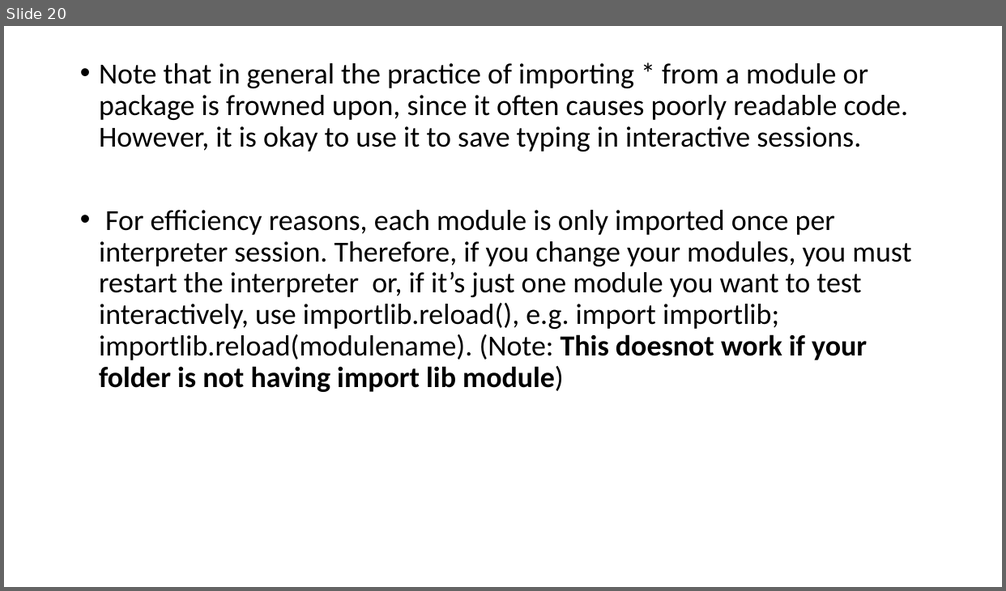
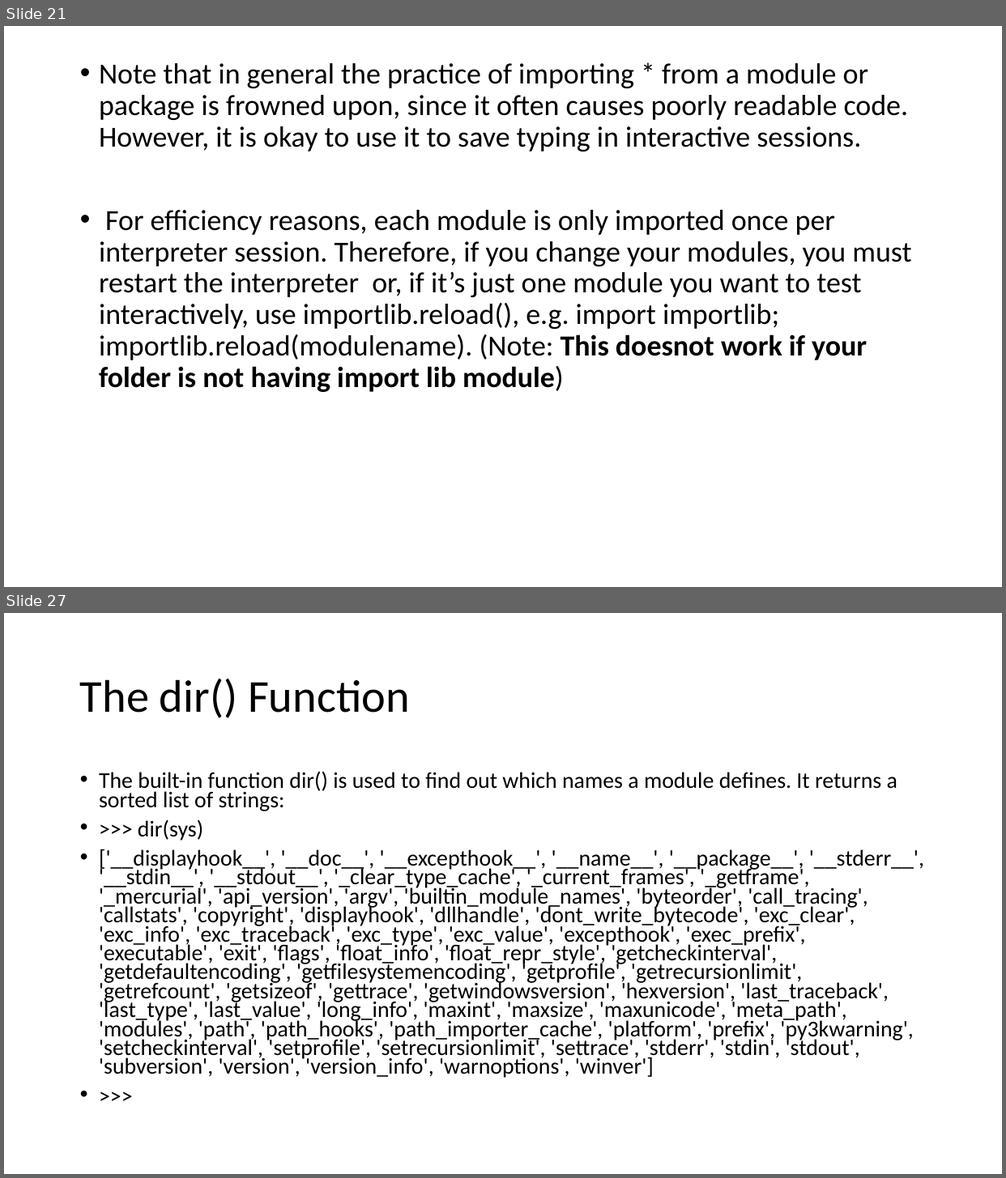
Before and after one commit to harry1180/python_basics, a slide deck: Python Basics Cntd.pptx. Shown one above the other, each under a label of ours: slide 20 before the commit, slides 21 and 27 after it; the slides between them are not shown. The pictures are 1006x591 and 1006x1178 pixels, drawn with LibreOffice and Linux fonts; fonts in the diff are those of the drawing. Boxes give left, top, right and bottom in pixels: in the first picture for what was removed or moved away, otherwise in the second. Text is boxed around its words. In the diff, an @@ line names an element or a change of style, - is before the commit and + after.

```diff
--- a/Python Basics Cntd.pptx
+++ b/Python Basics Cntd.pptx
@@ slide 27 added at <box>4,613,1002,1174</box>, background #FFFFFF @@
@@ title added at <box>80,679,410,718</box>, 44 pt, text #000000 @@
+The dir() Function
@@ text added at <box>99,772,924,1078</box>, 21.7 pt, text #000000 @@
+• The built-in function dir() is used to find out which names a module defines. It returns a sorted list of strings:
+• >>> dir(sys)
+• ['__displayhook__', '__doc__', '__excepthook__', '__name__', '__package__', '__stderr__', '__stdin__', '__stdout__', '_clear_type_cache', '_current_frames', '_getframe', '_mercurial', 'api_version', 'argv', 'builtin_module_names', 'byteorder', 'call_tracing', 'callstats', 'copyright', 'displayhook', 'dllhandle', 'dont_write_bytecode', 'exc_clear', 'exc_info', 'exc_traceback', 'exc_type', 'exc_value', 'excepthook', 'exec_prefix', 'executable', 'exit', 'flags', 'float_info', 'float_repr_style', 'getcheckinterval', 'getdefaultencoding', 'getfilesystemencoding', 'getprofile', 'getrecursionlimit', 'getrefcount', 'getsizeof', 'gettrace', 'getwindowsversion', 'hexversion', 'last_traceback', 'last_type', 'last_value', 'long_info', 'maxint', 'maxsize', 'maxunicode', 'meta_path', 'modules', 'path', 'path_hooks', 'path_importer_cache', 'platform', 'prefix', 'py3kwarning', 'setcheckinterval', 'setprofile', 'setrecursionlimit', 'settrace', 'stderr', 'stdin', 'stdout', 'subversion', 'version', 'version_info', 'warnoptions', 'winver']
+• >>>
@@ what was slide 20 is now slide 21 @@
```
Also in this commit, not shown: 1 slide changed, 7 other slides added, 7 other files.
